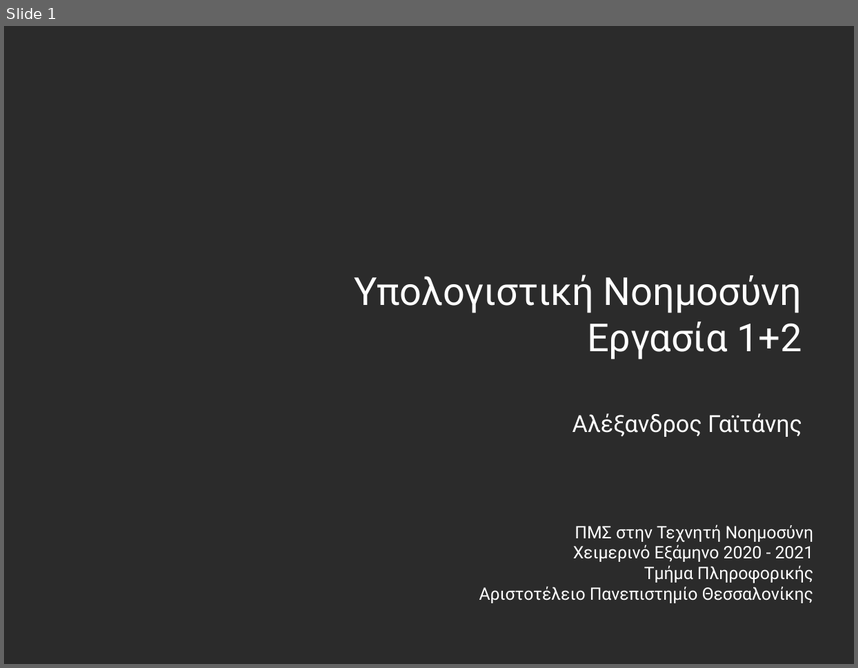
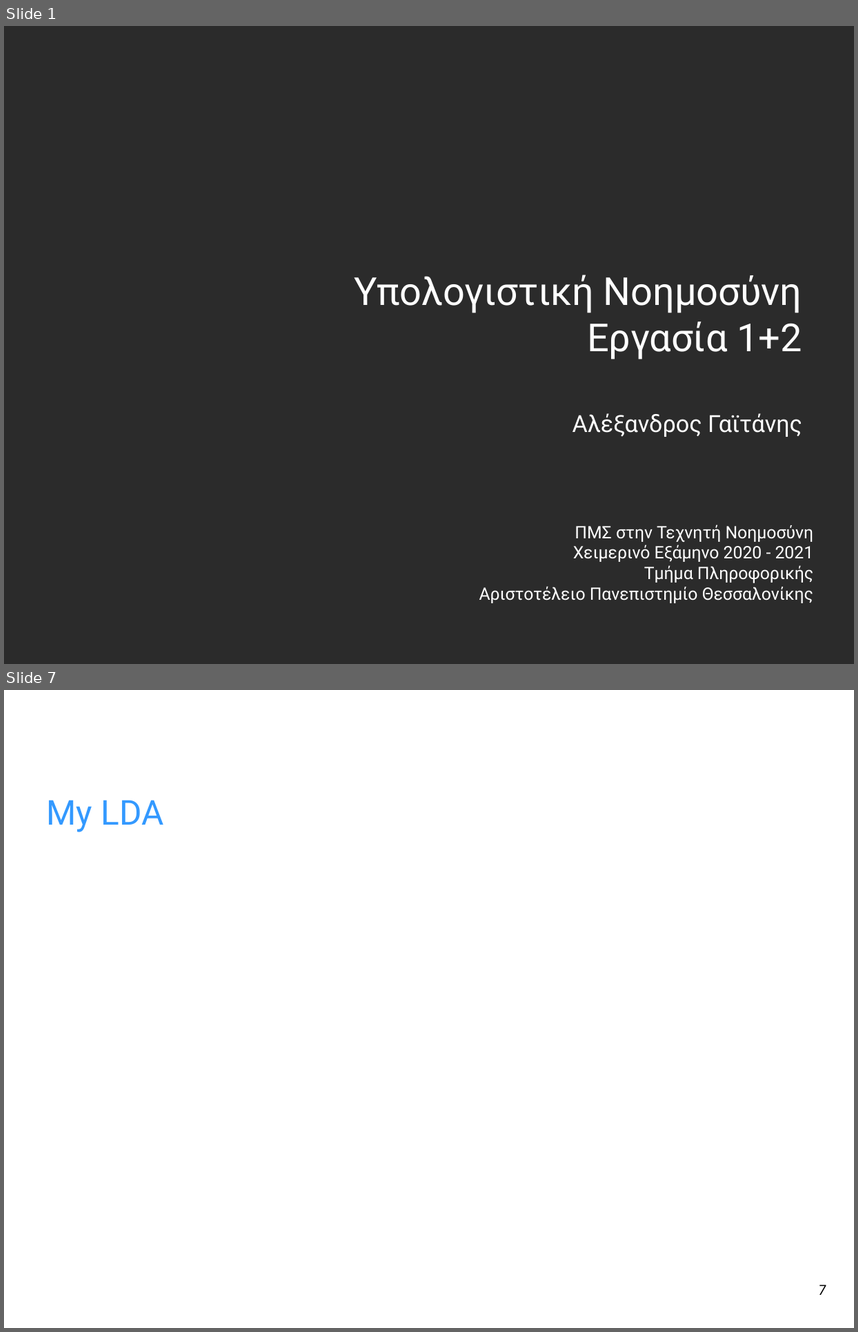
Before and after one commit to agaitanis/msc_ci, a slide deck: presentation_1_2/presentation_1_2.odp. Shown one above the other, each under a label of ours: slide 1 before the commit, slides 1 and 7 after it; the slides between them are not shown. The pictures are 858x668 and 858x1332 pixels, drawn with LibreOffice and Linux fonts; fonts in the diff are those of the drawing; background and template pictures are left out; a plain dark background stands for a picture behind light text. Boxes give left, top, right and bottom in pixels: in the first picture for what was removed or moved away, otherwise in the second. Text is boxed around its words. In the diff, an @@ line names an element or a change of style, - is before the commit and + after.

```diff
--- a/presentation_1_2/presentation_1_2.odp
+++ b/presentation_1_2/presentation_1_2.odp
@@ slide 7 added at [4, 690, 854, 1328], background picture (left out) @@
@@ title added at [47, 800, 164, 832], 32 pt, text #3399FF @@
+My LDA
@@ page number added at [819, 1284, 826, 1294], 14 pt, text #000000 @@
+7
```
Also in this commit, not shown: 2 slides changed, 4 other slides added, 1 other file.
